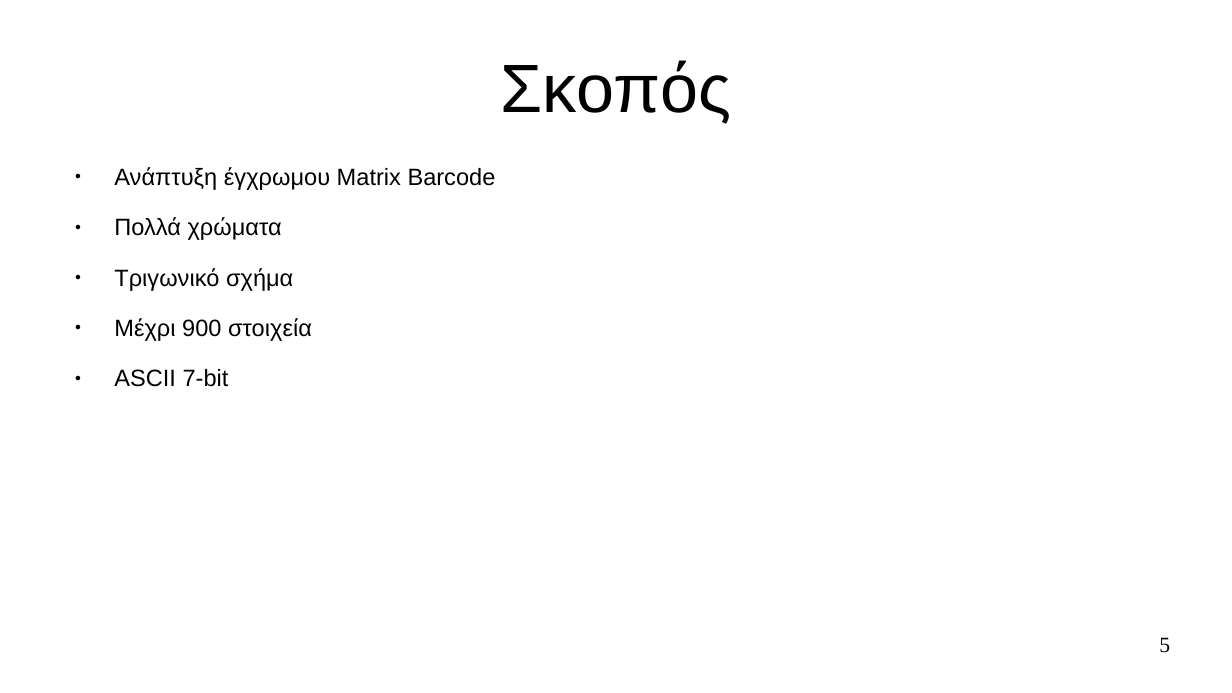
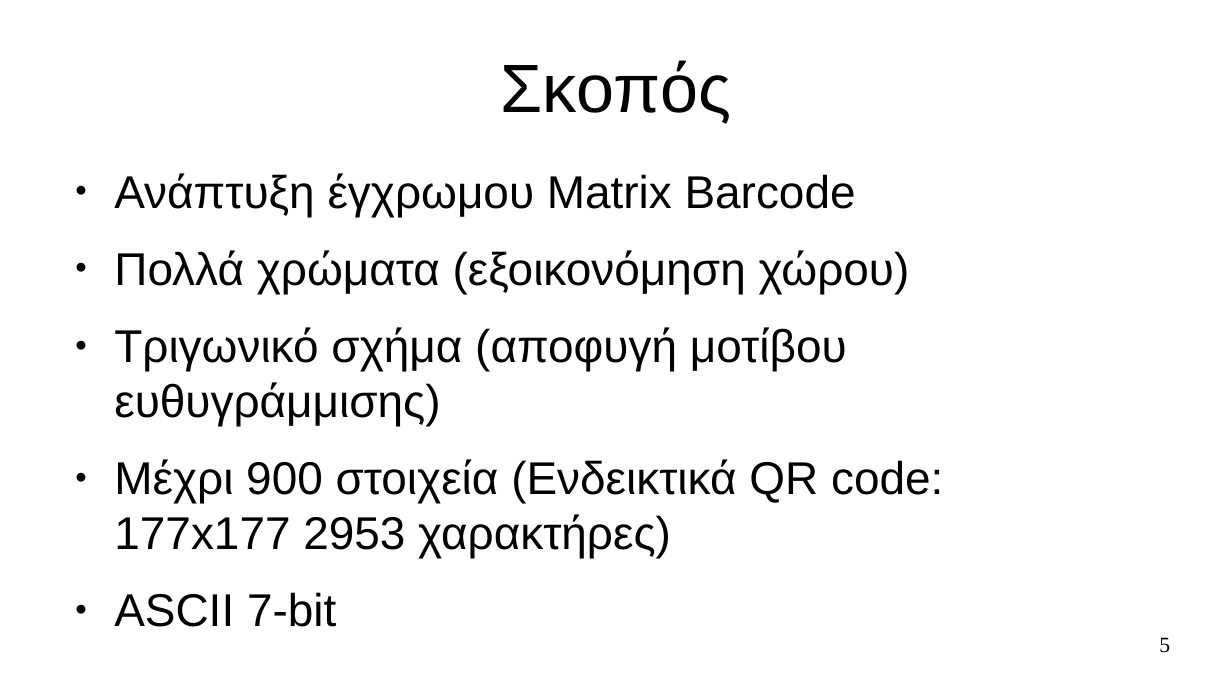
Before and after one commit to pevanget/Trigonix, a slide deck: slide 5 of Trigonix/Documentation/Παρουσίαση.odp. Drawn at 1232x693 pixels with LibreOffice and Linux fonts; fonts in the diff are those of the drawing. Boxes give left, top, right and bottom in pixels: in the first picture for what was removed or moved away, otherwise in the second. Text is boxed around its words. In the diff, an @@ line names an element or a change of style, - is before the commit and + after.

```diff
--- a/Trigonix/Documentation/Παρουσίαση.odp
+++ b/Trigonix/Documentation/Παρουσίαση.odp
@@ text at <box>114,173,856,627</box>: size 15.2 to 29.6 pt in "Ανάπτυξη έγχρωμου Matrix Barcode", "ASCII 7-bit" @@
@@ text at <box>114,250,943,558</box>: text changed; size 15.2 to 29.6 pt @@
-● Πολλά χρώματα
-● Τριγωνικό σχήμα
-● Μέχρι 900 στοιχεία
+● Πολλά χρώματα (εξοικονόμηση χώρου)
+● Τριγωνικό σχήμα (αποφυγή μοτίβου ευθυγράμμισης)
+● Μέχρι 900 στοιχεία (Ενδεικτικά QR code: 177x177 2953 χαρακτήρες)
```
Also in this commit, not shown: 3 other slides changed, 5 slides added, 1 slide removed, 9 other files.
